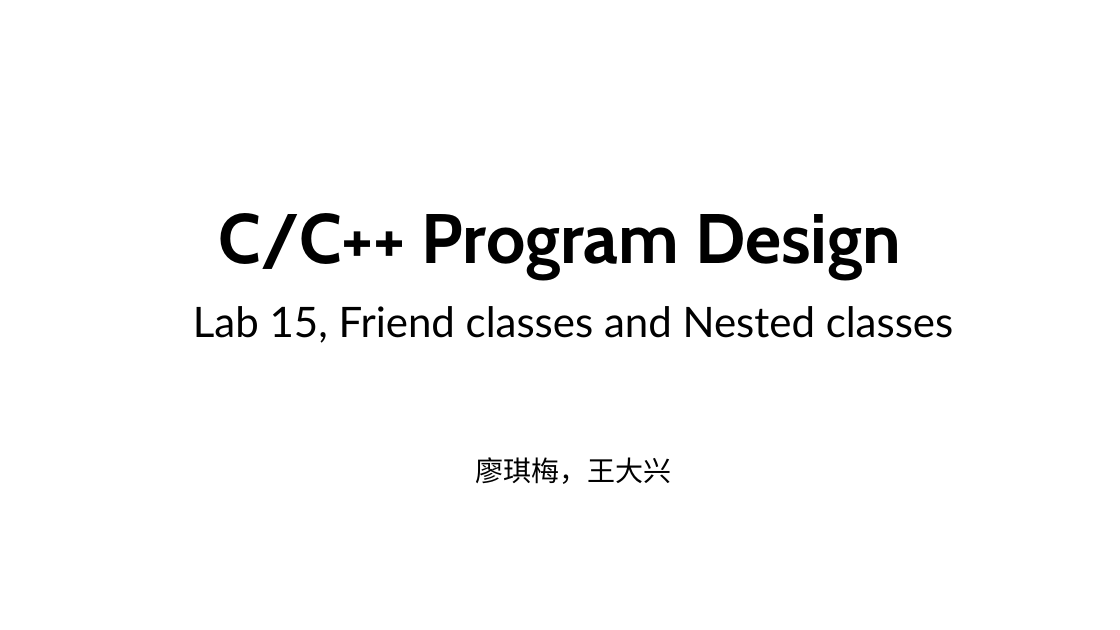
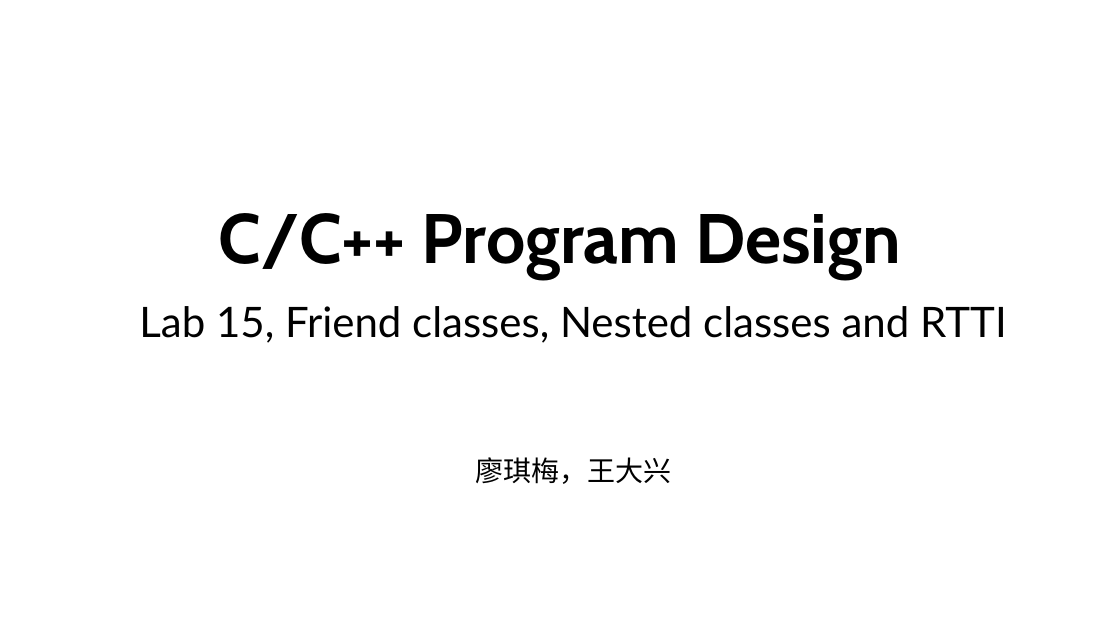
Before and after one commit to ShiqiYu/CPP, a slide deck: slide 1 of week15/Lab15.pptx. Drawn at 1120x630 pixels with LibreOffice and Linux fonts; fonts in the diff are those of the drawing; background and template pictures are left out. Boxes give left, top, right and bottom in pixels: in the first picture for what was removed or moved away, otherwise in the second. Text is boxed around its words. In the diff, an @@ line names an element or a change of style, - is before the commit and + after.

```diff
--- a/week15/Lab15.pptx
+++ b/week15/Lab15.pptx
@@ subtitle at [139, 306, 1007, 343]: text changed @@
-Lab 15, Friend classes and Nested classes
+Lab 15, Friend classes, Nested classes and RTTI
```
Also in this commit, not shown: 12 other slides changed, 8 slides added, 1 slide removed.
